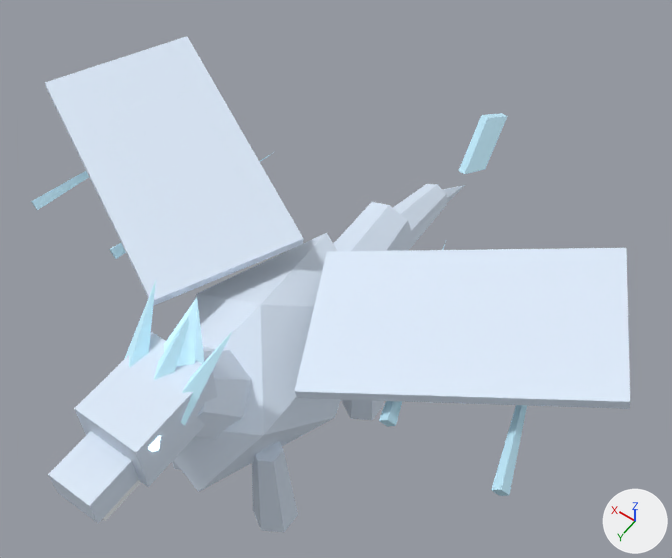
Before and after pictures for a commit that changed the glTF model godot/assets/meshes/med/flight/dragon_cloud.glb.
Before and after are seen from a camera (50 mm lens) standing at (-2.76, 2.93, 7.29) and looking at (-0.02, -0.9, 1.28). The lights are fixed; the arrows at lower right show +X, +Y and +Z. The first picture is the older version. Vertices at exactly the same position are counted once.

In view in the first picture: 'DragonBody'.
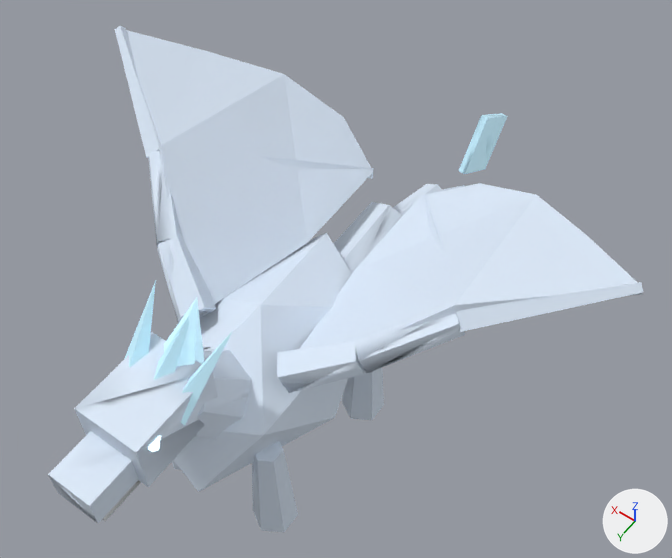
Pixel boxes (x1, y1, x2, y2) of what changed, in the pictures (672 x 558 px):
'DragonBody', surface changed, reshaped: before (31, 36, 630, 533); after (48, 26, 643, 533)
part 1 of me_icosphere, rebuilt: before (45, 36, 304, 306); after (126, 30, 373, 314)
part 2 of me_icosphere, rebuilt: before (295, 248, 630, 409); after (300, 183, 642, 349)
part 3 of me_icosphere, deleted (blue): before (491, 405, 527, 496)
part 4 of me_icosphere, deleted (blue): before (31, 171, 89, 210)
part 5 of me_icosphere, built on: before (94, 145, 486, 523); after (48, 26, 643, 533)

The change, as a diff of the scene's bpy script:
```diff
--- a/godot/assets/meshes/med/flight/dragon_cloud.glb.py
+++ b/godot/assets/meshes/med/flight/dragon_cloud.glb.py
@@ mat_material7 @@
 mat_material7.roughness = 0.6
+mat_material7.emission_strength = 1.0
@@ me_icosphere @@
 # used by ob_dragonbody; location = (0.0, 0.0, 1.239)
-me_icosphere.from_pydata(...)  # 788 vertices, 1472 faces; spans x -2.54..2.54, y -3.87..1.85, z -1.21..1.37
+me_icosphere.from_pydata(...)  # 3874 vertices, 6509 faces; spans x -2.27..2.27, y -3.87..1.85, z -1.21..1.44
+# me_icosphere part 1: the loose piece of 26 vertices spanning x 0.11..2.54, y -1.58..0.45, z 0.6..1.15 is rebuilt with 158 vertices and now spans x 0.23..2.26, y -1.98..0.25, z 0.3..1.4
+# me_icosphere part 2: the loose piece of 26 vertices spanning x -2.54..-0.11, y -1.58..0.45, z 0.6..1.15 is rebuilt with 173 vertices and now spans x -2.26..-0.23, y -1.98..0.25, z 0.3..1.4
+# me_icosphere part 3: the loose piece of 14 vertices spanning x -2.16..-1.66, y -1.23..0.25, z 0.52..0.77 is deleted
+# me_icosphere part 4: the loose piece of 14 vertices spanning x 1.66..2.16, y -1.23..0.25, z 0.52..0.77 is deleted
+# me_icosphere part 5: 75 vertices removed from x -1.31..1.31, y -3.29..1.61, z -1.21..0.97; 2910 vertices added at x -2.27..2.27, y -3.87..1.85, z -1.21..1.44
 me_icosphere.materials.append(mat_material0)
@@ me_icosphere @@
 me_icosphere.materials.append(mat_material7)
-me_icosphere.materials.append(mat_material8)  # blue #c4edff, glowing greyish cyan #5d737c
```
